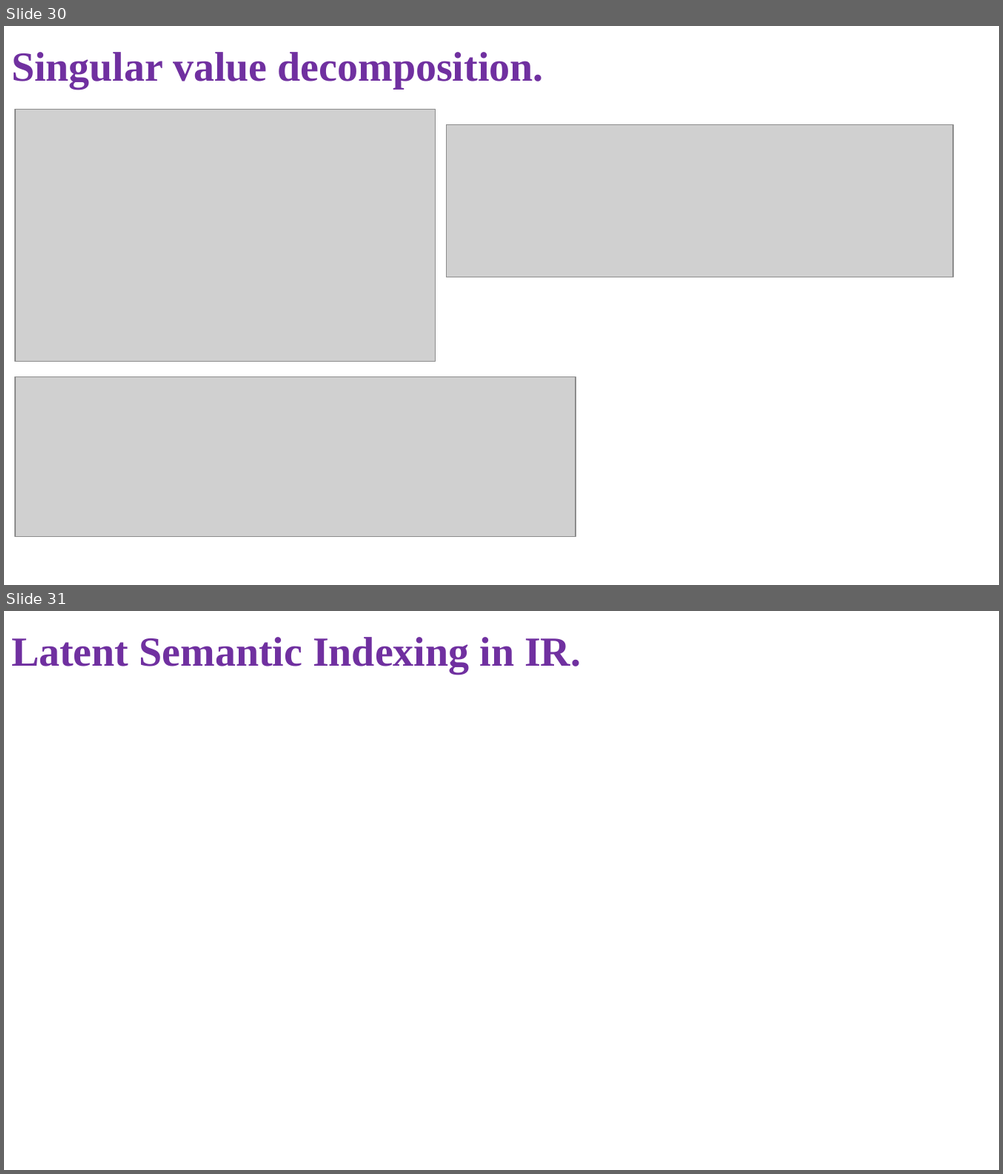
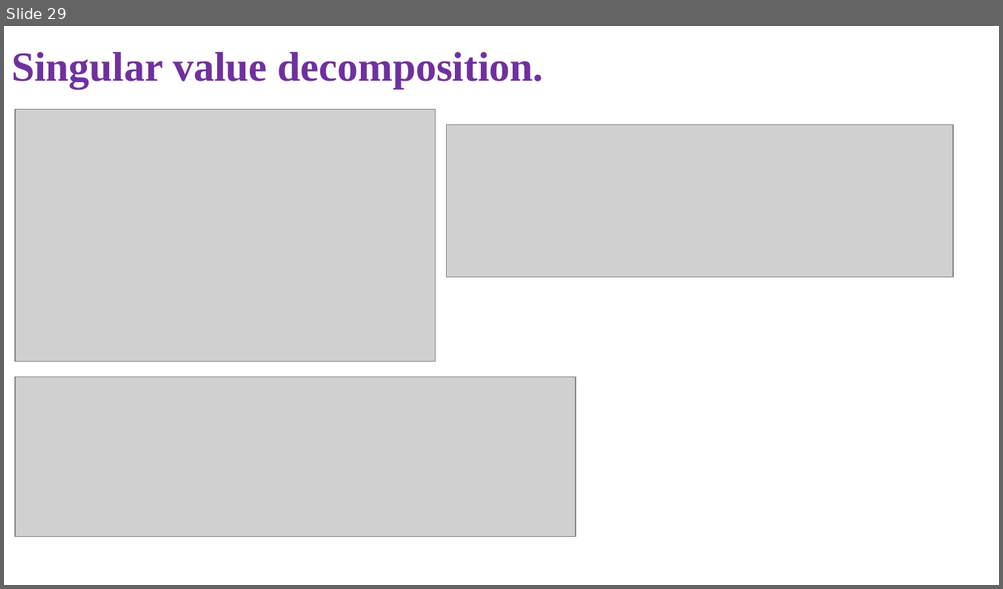
Before and after one commit to NghiLamPhuc/NLP., a slide deck: IR/Presentation1.pptx. Shown one above the other, each under a label of ours: slides 30 and 31 before the commit, slide 29 after it. The pictures are 1003x1174 and 1003x589 pixels, drawn with LibreOffice and Linux fonts; fonts in the diff are those of the drawing; grey boxes stand for pictures. Boxes give left, top, right and bottom in pixels: in the first picture for what was removed or moved away, otherwise in the second. Text is boxed around its words. In the diff, an @@ line names an element or a change of style, - is before the commit and + after.

```diff
--- a/IR/Presentation1.pptx
+++ b/IR/Presentation1.pptx
@@ slide 31 removed at box(4, 611, 999, 1170), background #FFFFFF @@
@@ text removed at box(11, 637, 580, 673) @@
-Latent Semantic Indexing in IR.
@@ what was slide 30 is now slide 29 @@
```
Also in this commit, not shown: 5 slides changed, 1 slide added, 3 other slides removed, 2 other files.
